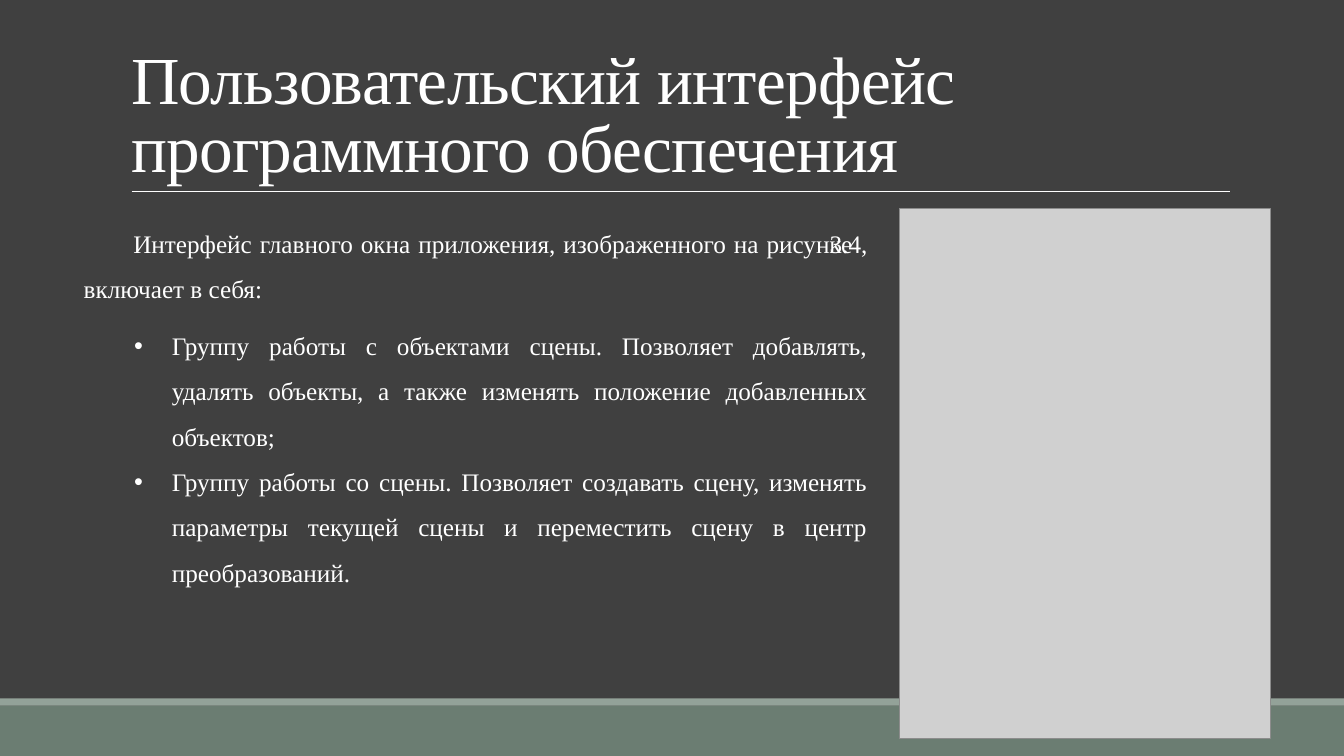
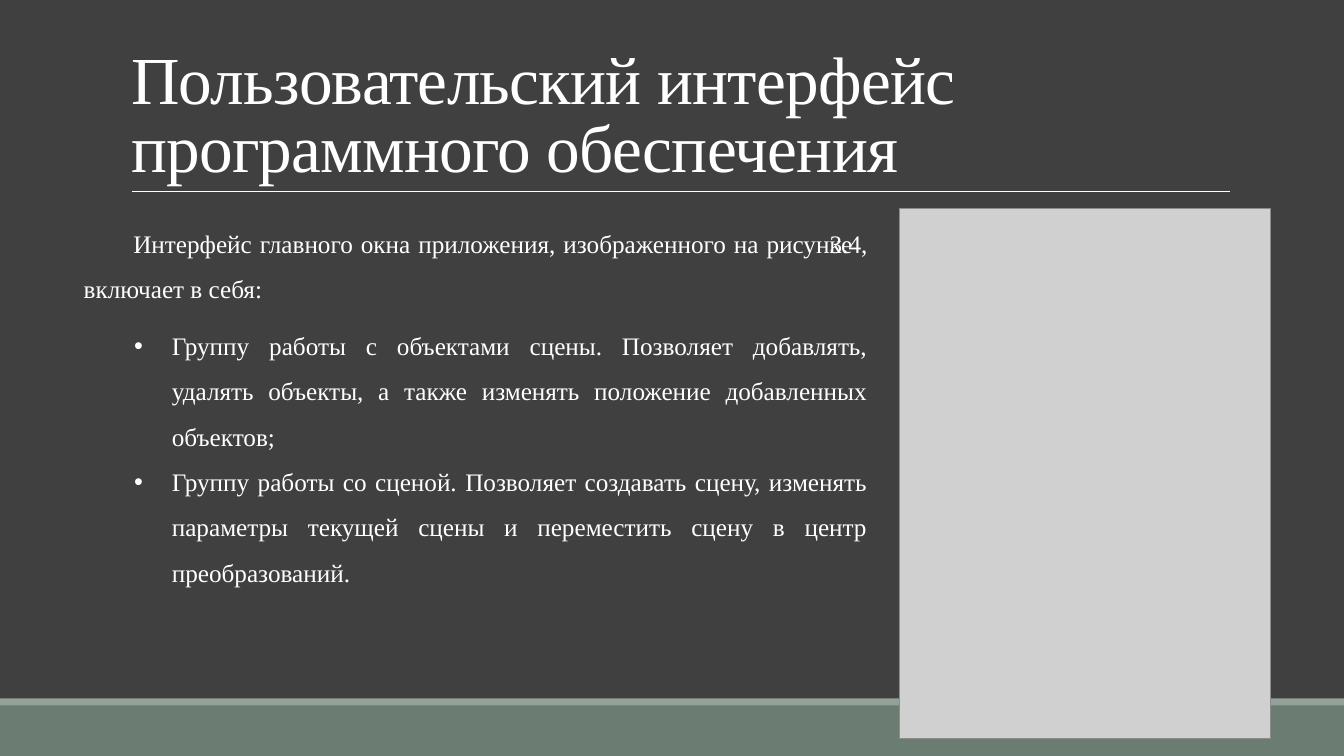
Before and after one commit to TheSawIsTheLaw/ComputerGraphicsCoursework, a slide deck: slide 11 of Presentation/CurseWorkYakuba.pptx. Drawn at 1344x756 pixels with LibreOffice and Linux fonts; fonts in the diff are those of the drawing; grey boxes stand for pictures. Boxes give left, top, right and bottom in pixels: in the first picture for what was removed or moved away, otherwise in the second. Text is boxed around its words. In the diff, an @@ line names an element or a change of style, - is before the commit and + after.

```diff
--- a/Presentation/CurseWorkYakuba.pptx
+++ b/Presentation/CurseWorkYakuba.pptx
@@ text at <box>172,473,867,588</box>: text changed @@
-  • Группу работы со сцены. Позволяет создавать сцену, изменять параметры текущей сцены и переместить сцену в центр преобразований.
+  • Группу работы со сценой. Позволяет создавать сцену, изменять параметры текущей сцены и переместить сцену в центр преобразований.
```
Also in this commit, not shown: 4 other slides changed, 2 other files.
